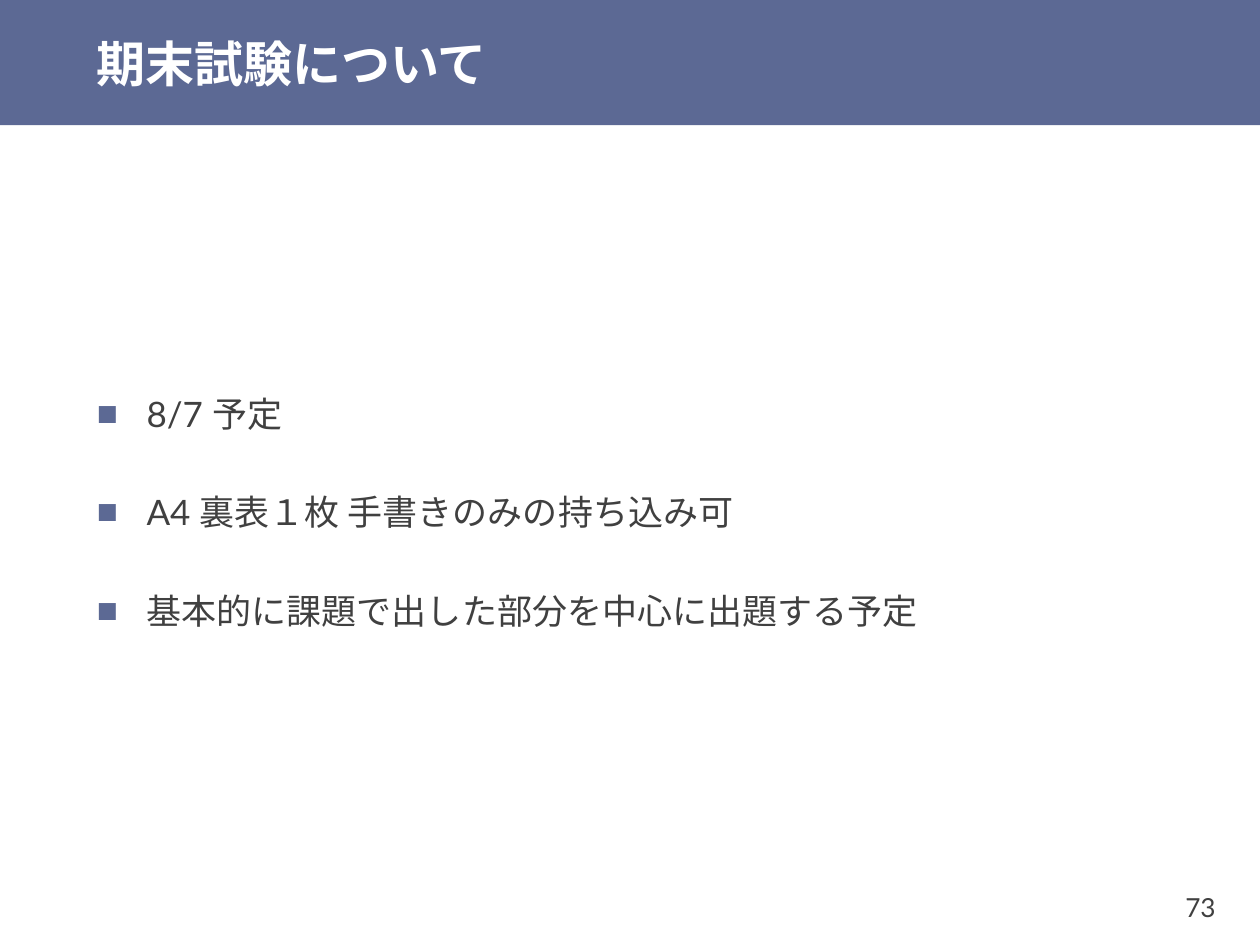
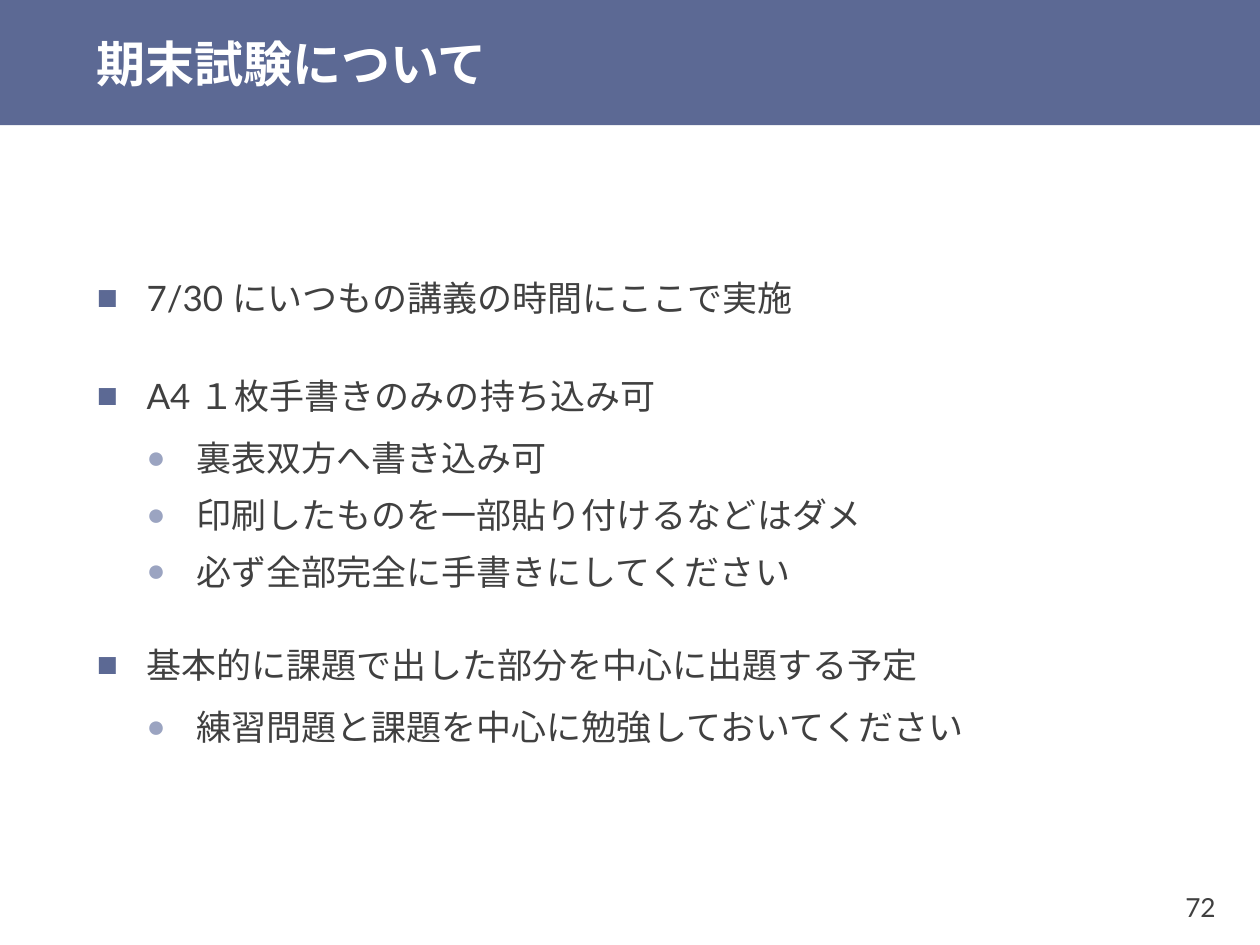
Before and after one commit to shioyadan/otya-computer-architecture-i, a slide deck: slide 72 of cai-shioya-11.pptx (slide 73 before the commit). Drawn at 1260x945 pixels with LibreOffice and Linux fonts; fonts in the diff are those of the drawing. Boxes give left, top, right and bottom in pixels: in the first picture for what was removed or moved away, otherwise in the second. Text is boxed around its words. In the diff, an @@ line names an element or a change of style, - is before the commit and + after.

```diff
--- a/cai-shioya-11.pptx
+++ b/cai-shioya-11.pptx
@@ text at <box>147,281,861,588</box>: text changed @@
-■ 8/7 予定
-■ A4 裏表１枚 手書きのみの持ち込み可
+■ 7/30 にいつもの講義の時間にここで実施
+■ A4 １枚手書きのみの持ち込み可
+  ● 裏表双方へ書き込み可
+  ● 印刷したものを一部貼り付けるなどはダメ
+  ● 必ず全部完全に手書きにしてください
@@ text at <box>196,710,963,743</box>: paragraph added @@
+  ● 練習問題と課題を中心に勉強しておいてください
@@ page number at <box>1185,898,1215,917</box>: text changed @@
-73
+72
```
Also in this commit, not shown: 28 other slides changed, 3 slides added, 15 slides removed, 1 other file.
